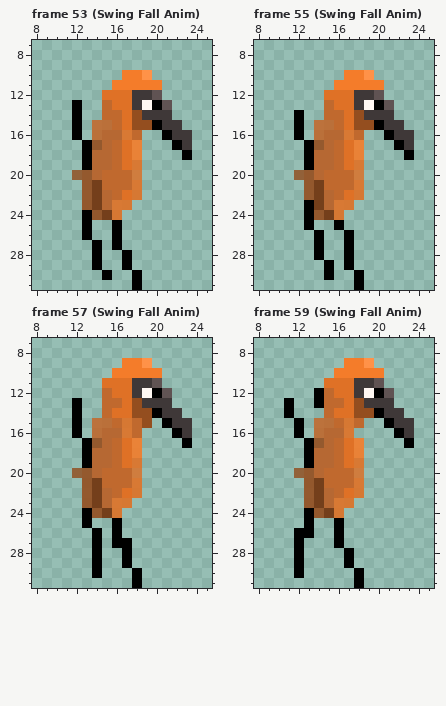
Pixel-art file, stored at assets/Aseprite/player.ase. Above: the version before the commit.
32x32 pixels, 63 frames. Shown: frame 53 (Swing Fall Anim): x 8..25, y 7..31; frame 55 (Swing Fall Anim): x 8..25, y 7..31; frame 57 (Swing Fall Anim): x 8..25, y 7..31; frame 59 (Swing Fall Anim): x 8..25, y 7..31. The commit also changed other frames, which this record leaves out.
After the commit:
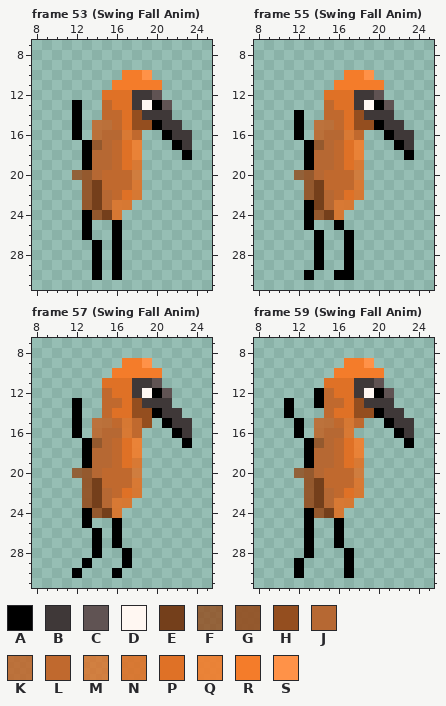
Palette (. is transparent): A #000000  B #3f3838  C #605353  D #fff7f2  E #743f1b  F #944e1fce  G #944e1fe5  H #944e1f  J #b66833  K #c0692ee5  L #c0692e  M #df7126ce  N #df7126e5  P #df7126  Q #f47c2ae5  R #f47c2a  S #ff9248
The edit:
--- frame 53 (Swing Fall Anim), layer "Arms"
@@ x 12..20 @@
 27 ..A.A....
-28 ..A..A...
-29 ..A..A...
-30 ...A..A..
-31 ......A..
+28 ..A.A....
+29 ..A.A....
+30 ..A.A....
+31 .........
--- frame 55 (Swing Fall Anim), layer "Arms"
@@ x 11..20 @@
 28 ...A..A...
-29 ....A.A...
-30 ....A..A..
-31 .......A..
+29 ...A..A...
+30 ..A..AA...
+31 ..........
--- frame 57 (Swing Fall Anim), layer "Arms"
@@ x 10..20 @@
 26 ....A.A....
-27 ....A.AA...
+27 ....A.A....
 28 ....A..A...
-29 ....A..A...
-30 ....A...A..
-31 ........A..
+29 ...A...A...
+30 ..A...A....
+31 ...........
--- frame 59 (Swing Fall Anim), layer "Arms"
@@ x 10..20 @@
 25 ...A..A....
-26 ..AA..A....
-27 ..A...A....
-28 ..A....A...
+26 ...A..A....
+27 ...A..A....
+28 ...A...A...
 29 ..A....A...
-30 ..A.....A..
-31 ........A..
+30 ..A....A...
+31 ...........
Where, in picture pixels (left, top, right, bottom), the same in both pictures:
changed: (92, 250, 142, 290)
changed: (304, 260, 364, 290)
changed: (72, 538, 142, 588)
changed: (294, 528, 314, 558)
changed: (344, 568, 364, 588)
